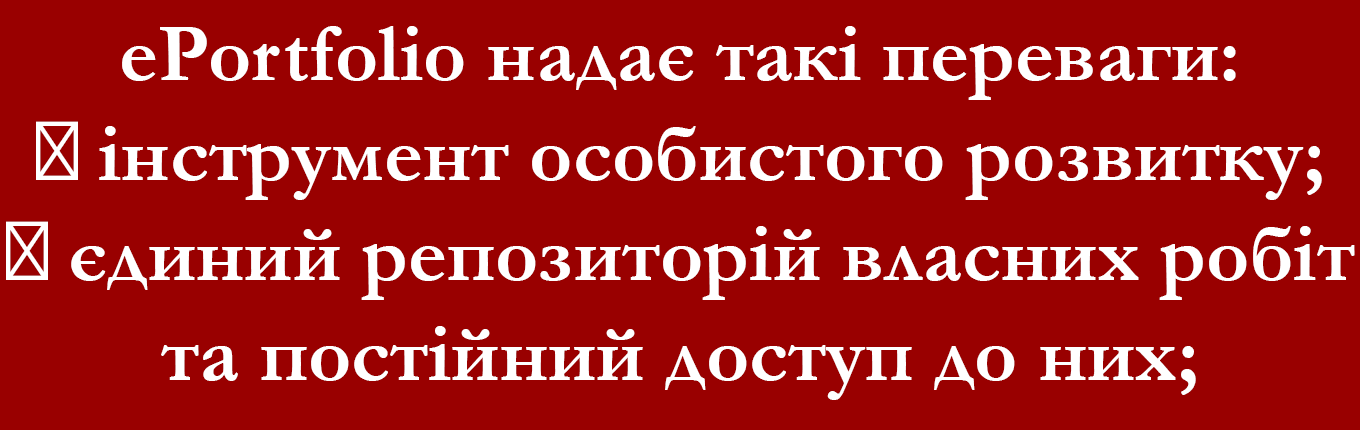
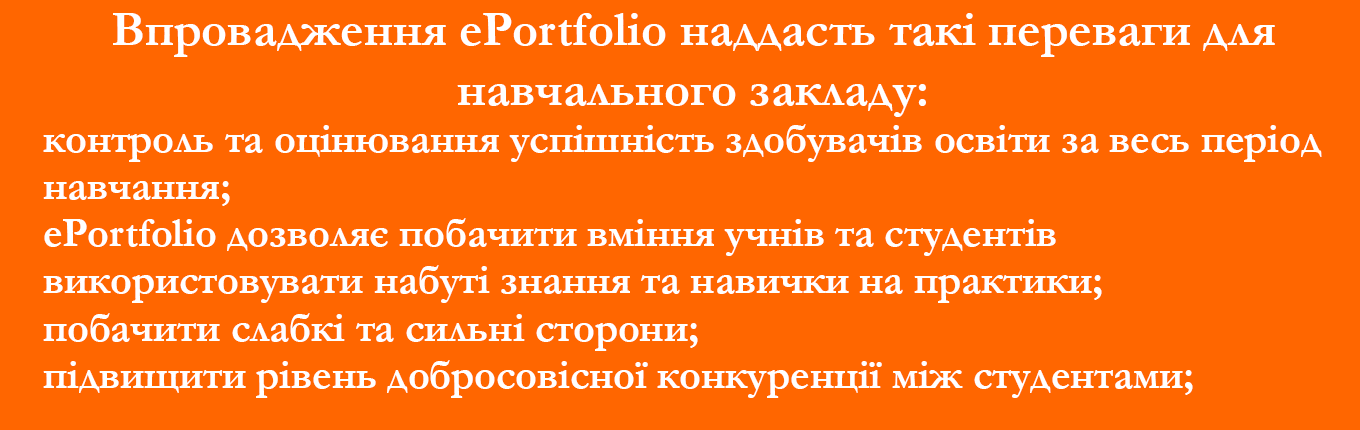
Revision of a layered 1360px x 430px image; what changed, layer by layer:
renamed "еPortfolio надає такі переваги: інструмент особистого розвитк" to "Впровадження еPortfolio наддасть такі переваги для навчального", painted on it over left=6, top=13, right=1355, bottom=400
painted on "Прямоугольник 1 копия 2" over left=0, top=0, right=1360, bottom=430
